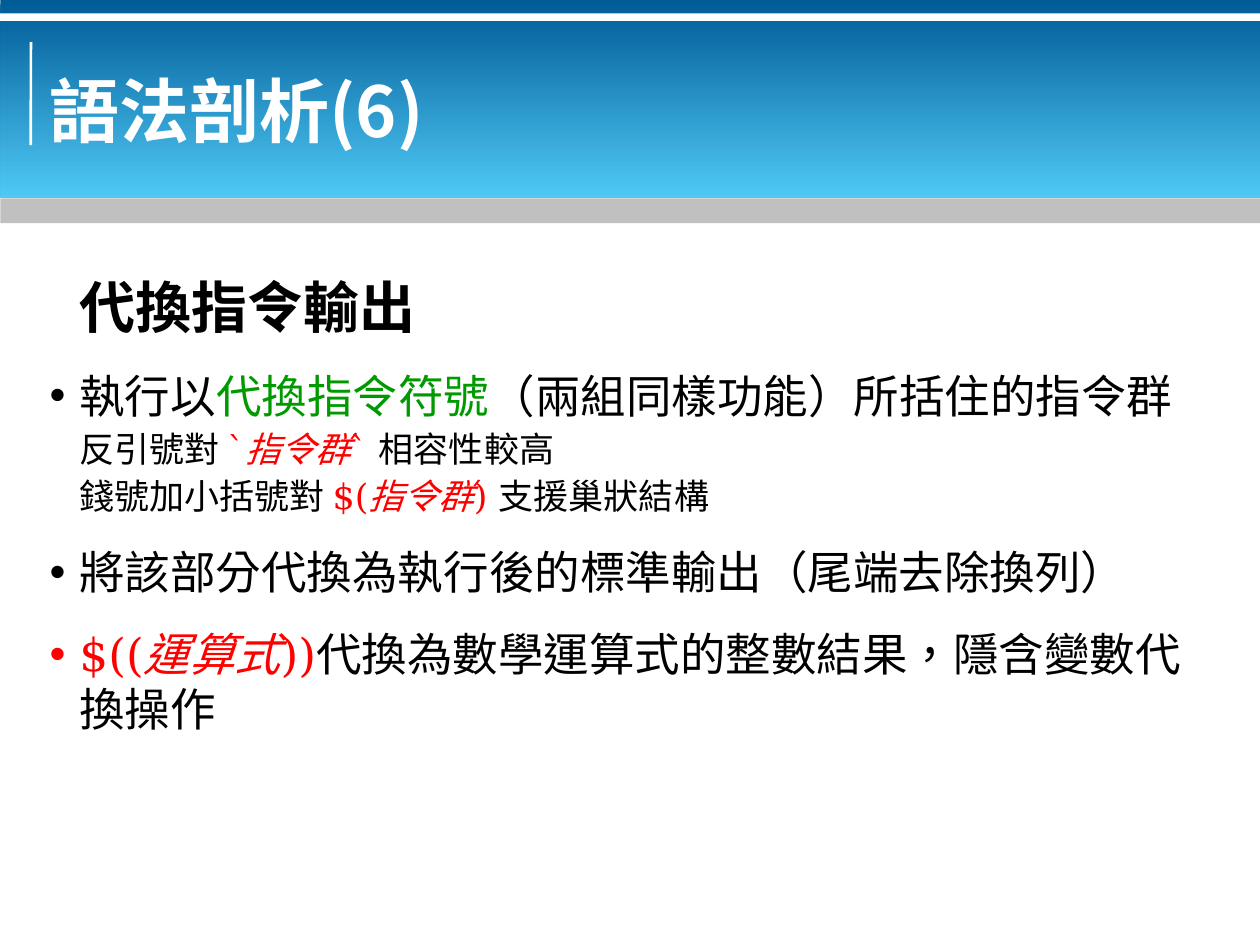
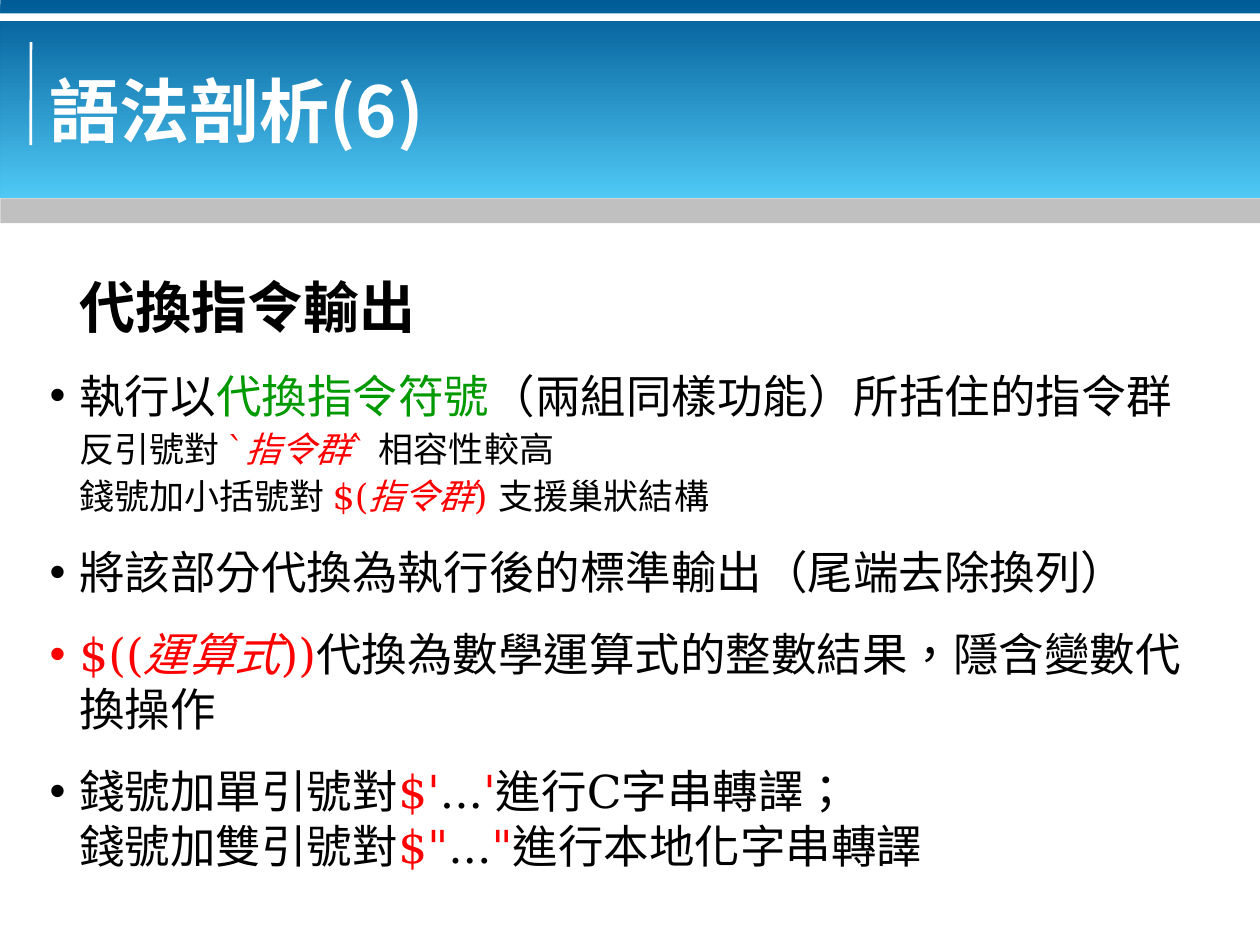
Before and after one commit to bluebat/.presentations, a slide deck: slide 12 of bash-basics.odp. Drawn at 1260x945 pixels with LibreOffice and Linux fonts; fonts in the diff are those of the drawing; background and template pictures are left out. Boxes give left, top, right and bottom in pixels: in the first picture for what was removed or moved away, otherwise in the second. Text is boxed around its words. In the diff, an @@ line names an element or a change of style, - is before the commit and + after.

```diff
--- a/bash-basics.odp
+++ b/bash-basics.odp
@@ text at (79, 769, 922, 870): paragraph added @@
+• 錢號加單引號對$'...'進行C字串轉譯； 錢號加雙引號對$"..."進行本地化字串轉譯
```
Also in this commit, not shown: 3 other slides changed.
